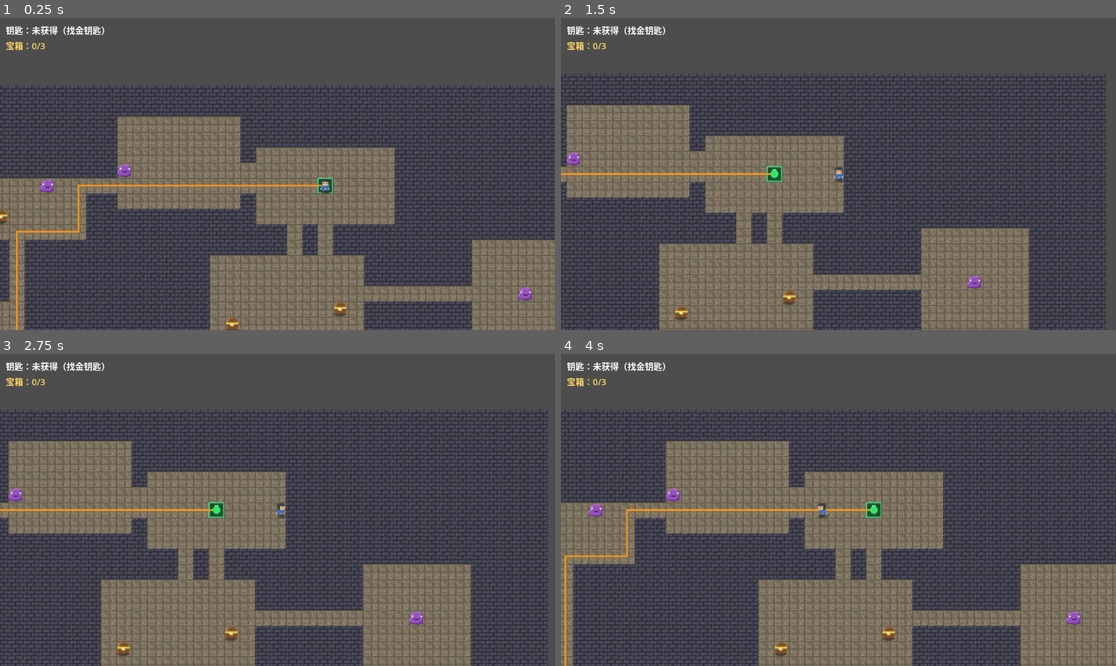
Above: before the commit, frames 1-4 (two rows, left to right).
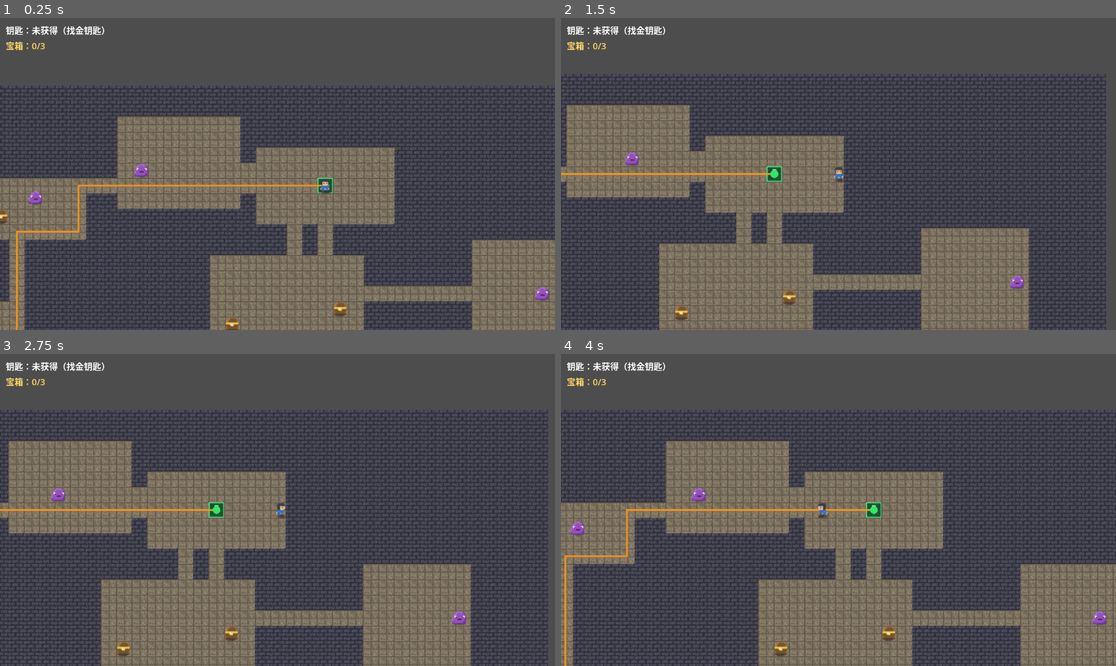
Above: after the commit, the same moments.

Repository: longray/godot_learn
Game: Godot game, scene res://lessons/lesson03_playable/lesson03.tscn
Two runs of this game, one before a commit and one after it. Both use one fixed random seed, a clock stepped at 60 frames per second and the inputs below.
Inputs (mouse positions are in pixels of both pictures, inside the frame that each line leads up to):
- Up to frame 1 (0.25 s): no input
- Up to frame 2 (1.5 s): tap Enter at 0.5 s; move the mouse to (960, 158) at 0.52 s; hold D (move_right) 0.53-1.25 s; tap R at 0.6 s; click (960, 158) at 0.67 s; drag from (727, 189) to (683, 311) at 1.27 s
- Up to frame 3 (2.75 s): tap Space at 2 s; move the mouse to (333, 441) at 2.02 s; hold D (move_right) from 2.03 s (still down); tap R at 2.1 s
- Up to frame 4 (4 s): release D (move_right) at 2.75 s; drag from (810, 572) to (577, 494) at 2.77 s; tap Enter at 3.5 s; move the mouse to (1005, 556) at 3.52 s; hold A (move_left) from 3.53 s (still down); tap R at 3.6 s

The runs differ from the first frame. In frame 1, 0.5% of the frame differs, in the area x 5-99%, y 46-91%; in frame 2, 0.3%; in frame 3, 0.4%; in frame 4, 0.6%, in the area x 1-99%, y 42-87%.

Commit message:
feat: 第 5 课——怪物巡逻 + 玩家生命值 + 受伤击退 + 死亡重生
- enemy.gd 重写：巡逻状态机（到点停顿 wait_time → 换点往返），
  数据驱动移动不穿墙（前方不可走即换巡逻点），Hitbox 直调
  player.take_damage（has_method 防御）；保留呼吸动画
- enemy.tscn：HazardArea→Hitbox + 碰撞层配置（根 Layer2/Mask0
  不与玩家物理阻挡；Hitbox Layer0/Mask1 检测玩家——本课关键新知识）
- player.gd 合并升级（保留四向动画/滚轮缩放/物理数据双模式/move_*）：
  health/invincible/knockback 三状态、take_damage（无敌帧防御）、
  击退（180 衰减500/s）、die→respawn_player+1.5x重生保护、
  reset_for_new_layer、无敌闪烁 modulate.a=0.45
- dungeon_playable.gd：get_cell_world_position、_make_patrol_points
  巡逻族（出生点↔房间中心，回退方向扫描5格，纯确定性零 RNG）、
  _spawn_monster_at_cell（setup 注入）、respawn_player、
  每层 reset_for_new_layer、回退危险区也走 take_damage（5.8）
- 删除 player_touched 信号机制（被文档直调方案替代）
- 验证：POI 统计与第 4 课逐项一致（key=(9,25) t=3 m=4）；
  4/4 敌人带巡逻路径；生命 3→2(无敌挡)→死亡重置→每层重置 全断言过

Diff:
--- a/2d_rpg_dungeon/lessons/lesson03_playable/dungeon_playable.gd
+++ b/2d_rpg_dungeon/lessons/lesson03_playable/dungeon_playable.gd
@@ -5,6 +5,7 @@
 # 第 4 课：钥匙、宝箱、怪物出生点、出口锁（POI 体系重构）
 # 在第 2 课基础上新增：A* 可达性验证与自动修复、玩家、网格移动阻挡、出口 Area2D 触发
 # 第 4 课新增：used_cells 占用管理、dynamic_entities 动态实体、宝箱计数、怪物危险区
+# 第 5 课新增：敌人巡逻路径分配（确定性零 RNG）、respawn_player、每层重置玩家状态
 # 可视化：像素素材（assets/sprites/，generate_sprites.ps1 生成）替代色块
 # =========================
 
@@ -902,7 +903,7 @@
 		)
 
 	for cell in monster_cells:
-		_spawn_enemy(cell)
+		_spawn_monster_at_cell(cell)
 
 
 func _create_pickup_area(
@@ -923,14 +924,19 @@
 	return area
 
 
-func _spawn_enemy(cell: Vector2i) -> void:
-	# 作业 5：实例化真正的敌人场景（CharacterBody2D + player_touched 信号）
+func _spawn_monster_at_cell(cell: Vector2i) -> void:
+	# 第 5 课：实例化巡逻敌人（setup 注入地图引用 + 巡逻路径）
 	if enemy_scene != null:
 		var enemy := enemy_scene.instantiate() as CharacterBody2D
+
 		if enemy:
-			enemy.position = _cell_to_center_local(cell)
-			enemy.player_touched.connect(_on_enemy_player_touched)
-			tile_layer.add_child(enemy)
+			add_child(enemy)
+
+			enemy.global_position = get_cell_world_position(cell)
+
+			if enemy.has_method("setup"):
+				enemy.setup(self, _make_patrol_points(cell))
+
 			dynamic_entities.append(enemy)
 			return
 
@@ -1008,21 +1014,21 @@
 
 
 func _on_monster_body_entered(body: Node2D, area: Area2D) -> void:
+	# 第 5 课（5.8）：回退危险区也走 take_damage（掉血+击退+无敌）
 	if not body.is_in_group("player"):
 		return
 
-	print("碰到怪物！回到入口。")
-
-	# 本课规则：碰到怪物 → 传送回入口（后续课程升级为扣血/战斗）
-	if is_instance_valid(player_instance):
-		player_instance.global_position = get_entrance_world_position()
-
-
-func _on_enemy_player_touched() -> void:
-	# 作业 5：敌人场景信号回调（行为与 _on_monster_body_entered 一致）
-	# 惩罚逻辑集中在此，下一课升级战斗系统时只改这一处
-	print("碰到怪物！回到入口。")
-
+	if body.has_method("take_damage"):
+		body.take_damage(1, area.global_position)
+	else:
+		print("碰到怪物！回到入口。")
+
+		if is_instance_valid(player_instance):
+			player_instance.global_position = get_entrance_world_position()
+
+
+func respawn_player() -> void:
+	# 第 5 课：玩家死亡后重生到入口（由 Player.die() 调用）
 	if is_instance_valid(player_instance):
 		player_instance.global_position = get_entrance_world_position()
 
@@ -1085,6 +1091,10 @@
 	if "dungeon" in player_instance:
 		player_instance.dungeon = self
 
+	# 第 5 课（5.7）：每层重置玩家生命/无敌/击退状态
+	if player_instance.has_method("reset_for_new_layer"):
+		player_instance.reset_for_new_layer()
+
 
 # =========================
 # 入口 / 出口标记（第 2 课作业 1+2 成果，保留）
@@ -1115,6 +1125,89 @@
 # =========================
 # 移动阻挡查询
 # =========================
+
+func get_cell_world_position(cell: Vector2i) -> Vector2:
+	# 第 5 课：格子坐标 → 世界坐标（敌人巡逻点用）
+	if tile_layer == null:
+		return _cell_to_center_local(cell)
+
+	return tile_layer.to_global(_cell_to_center_local(cell))
+
+
+func _make_patrol_points(cell: Vector2i) -> Array:
+	# 第 5 课：为敌人生成巡逻路径（纯确定性扫描，零 RNG 消耗）
+	var points: Array = []
+
+	# 优先在敌人所在房间里巡逻：敌人出生点 <-> 房间中心
+	var room := _find_room_containing_cell(cell)
+
+	if room.size != Vector2i.ZERO:
+		var center_cell := _room_center(room)
+
+		if center_cell != cell and is_cell_walkable(center_cell):
+			points.append(get_cell_world_position(cell))
+			points.append(get_cell_world_position(center_cell))
+			return points
+
+	# 不在房间/中心不可用：沿上下左右找可走方向做短距离巡逻
+	var directions := [
+		Vector2i(1, 0),
+		Vector2i(-1, 0),
+		Vector2i(0, 1),
+		Vector2i(0, -1)
+	]
+
+	for dir in directions:
+		var forward := _scan_walkable_cells(cell, dir, 5)
+
+		if not forward.is_empty():
+			points.append(get_cell_world_position(cell))
+			points.append(get_cell_world_position(forward[-1]))
+			return points
+
+		var backward := _scan_walkable_cells(cell, -dir, 5)
+
+		if not backward.is_empty():
+			points.append(get_cell_world_position(cell))
+			points.append(get_cell_world_position(backward[-1]))
+			return points
+
+	# 实在找不到巡逻路径，就原地站立
+	points.append(get_cell_world_position(cell))
+	return points
+
+
+func _find_room_containing_cell(cell: Vector2i) -> Rect2i:
+	for room in rooms:
+		if _room_has_cell(room, cell):
+			return room
+
+	return Rect2i()
+
+
+func _room_has_cell(room: Rect2i, cell: Vector2i) -> bool:
+	return (
+		cell.x >= room.position.x
+		and cell.x < room.position.x + room.size.x
+		and cell.y >= room.position.y
+		and cell.y < room.position.y + room.size.y
+	)
+
+
+func _scan_walkable_cells(from_cell: Vector2i, dir: Vector2i, max_steps: int) -> Array[Vector2i]:
+	var result: Array[Vector2i] = []
+
+	var cell := from_cell + dir
+
+	for i in max_steps:
+		if is_cell_walkable(cell):
+			result.append(cell)
+			cell += dir
+		else:
+			break
+
+	return result
+
 
 func is_world_position_walkable(world_position: Vector2, radius: float = 0.0) -> bool:
 	if grid.is_empty():
--- a/2d_rpg_dungeon/lessons/lesson03_playable/enemy.gd
+++ b/2d_rpg_dungeon/lessons/lesson03_playable/enemy.gd
@@ -1,22 +1,34 @@
 extends CharacterBody2D
 
 # =========================
-# 第 4 课作业 5：真正的敌人场景
-# 根节点 CharacterBody2D（为下一课移动 AI / 战斗预留架构）
-# 本课行为与"怪物危险区"一致：玩家触碰 → 信号通知 Main → 传送回入口
+# 第 5 课：简单巡逻敌人
+# 行为：出生点 <-> 房间中心 来回巡逻（数据驱动查询，不穿墙）
+#       玩家进入 Hitbox → 直调 take_damage（掉血+击退+无敌，逻辑在玩家侧）
 # =========================
 
-# 玩家触碰信号（解耦：敌人只报告事件，惩罚逻辑归 Main）
-signal player_touched
+@export var speed: float = 70.0
+@export var wait_time: float = 0.8
+@export var arrival_distance: float = 4.0
+@export var collision_radius: float = 4.0
+@export var contact_damage: int = 1
+
+var dungeon: Node
+var patrol_points: Array = []
+
+var current_point_index: int = 0
+var is_waiting: bool = false
+var wait_remaining: float = 0.0
 
 # 呼吸动画计时
 var _t := 0.0
 
+@onready var hitbox: Area2D = $Hitbox
+@onready var sprite: Sprite2D = $Sprite2D
+
 
 func _ready() -> void:
-	var hazard := $HazardArea as Area2D
-	if hazard:
-		hazard.body_entered.connect(_on_hazard_body_entered)
+	if hitbox:
+		hitbox.body_entered.connect(_on_hitbox_body_entered)
 
 
 func _process(delta: float) -> void:
@@ -24,9 +36,75 @@
 	# 只缩 Sprite2D 不缩根节点——根 scale 会连带缩放子节点碰撞体，破坏触发半径
 	_t += delta
 	var s := 1.0 + 0.08 * sin(_t * 3.0)
-	$Sprite2D.scale = Vector2(s, s)
+	sprite.scale = Vector2(s, s)
 
 
-func _on_hazard_body_entered(body: Node2D) -> void:
-	if body.is_in_group("player"):
-		player_touched.emit()
+# Main 生成后调用：注入地图引用 + 巡逻路径，并瞬移到首个巡逻点
+func setup(dungeon_reference: Node, points: Array) -> void:
+	dungeon = dungeon_reference
+	patrol_points = points
+
+	if patrol_points.is_empty():
+		return
+
+	global_position = patrol_points[0]
+	current_point_index = 0
+
+	if patrol_points.size() > 1:
+		current_point_index = 1
+
+	is_waiting = false
+	wait_remaining = 0.0
+
+
+func _physics_process(delta: float) -> void:
+	if dungeon == null or not dungeon.has_method("is_world_position_walkable"):
+		velocity = Vector2.ZERO
+		move_and_slide()
+		return
+
+	if patrol_points.size() <= 1:
+		# 无路径或单点：原地待机
+		velocity = Vector2.ZERO
+		move_and_slide()
+		return
+
+	if is_waiting:
+		wait_remaining -= delta
+		velocity = Vector2.ZERO
+
+		if wait_remaining <= 0.0:
+			is_waiting = false
+			current_point_index = (current_point_index + 1) % patrol_points.size()
+
+		move_and_slide()
+		return
+
+	var target: Vector2 = patrol_points[current_point_index]
+	var direction: Vector2 = target - global_position
+	var distance: float = direction.length()
+
+	if distance <= arrival_distance:
+		# 到点：停顿后换下一个巡逻点
+		is_waiting = true
+		wait_remaining = wait_time
+		velocity = Vector2.ZERO
+		move_and_slide()
+		return
+
+	var desired_velocity := direction.normalized() * speed
+	var next_position := global_position + desired_velocity * delta
+
+	if dungeon.is_world_position_walkable(next_position, collision_radius):
+		velocity = desired_velocity
+	else:
+		# 前方不可走（被地图数据挡住）：切换巡逻点
+		velocity = Vector2.ZERO
+		current_point_index = (current_point_index + 1) % patrol_points.size()
+
+	move_and_slide()
+
+
+func _on_hitbox_body_entered(body: Node2D) -> void:
+	if body.is_in_group("player") and body.has_method("take_damage"):
+		body.take_damage(contact_damage, global_position)
--- a/2d_rpg_dungeon/lessons/lesson03_playable/enemy.tscn
+++ b/2d_rpg_dungeon/lessons/lesson03_playable/enemy.tscn
@@ -7,10 +7,12 @@
 [sub_resource type="CircleShape2D" id="CircleShape2D_body"]
 radius = 5.0
 
-[sub_resource type="CircleShape2D" id="CircleShape2D_hazard"]
+[sub_resource type="CircleShape2D" id="CircleShape2D_hitbox"]
 radius = 6.4
 
 [node name="Enemy" type="CharacterBody2D"]
+collision_layer = 2
+collision_mask = 0
 script = ExtResource("1_enemy")
 
 [node name="Shadow" type="Sprite2D" parent="."]
@@ -23,7 +25,9 @@
 [node name="Sprite2D" type="Sprite2D" parent="."]
 texture = ExtResource("2_sprite")
 
-[node name="HazardArea" type="Area2D" parent="."]
+[node name="Hitbox" type="Area2D" parent="."]
+collision_layer = 0
+collision_mask = 1
 
-[node name="CollisionShape2D" type="CollisionShape2D" parent="HazardArea"]
-shape = SubResource("CircleShape2D_hazard")
+[node name="CollisionShape2D" type="CollisionShape2D" parent="Hitbox"]
+shape = SubResource("CircleShape2D_hitbox")
--- a/2d_rpg_dungeon/lessons/lesson03_playable/player.gd
+++ b/2d_rpg_dungeon/lessons/lesson03_playable/player.gd
@@ -2,12 +2,13 @@
 
 # =========================
 # 第 3 课：简单地牢玩家移动
-# 使用地图数据判断是否可以移动，而不是依赖墙体物理碰撞。
+# 第 4 课：四向行走动画 + 滚轮缩放
+# 第 5 课：生命值 + 受伤击退 + 无敌帧 + 死亡重生
 # =========================
 
 @export var speed: float = 140.0
 
-# 作业 5：移动阻挡方式开关（运行时对比手感用）
+# 作业 5（第 3 课）：移动阻挡方式开关（运行时对比手感用）
 # true  = 真实物理碰撞：穿墙由 TileSet 物理层的碰撞体阻止（move_and_slide 解算）
 # false = 数据驱动查询：is_world_position_walkable 采样判断（第 3 课主体方案）
 @export var use_physics_collision: bool = true
@@ -17,11 +18,19 @@
 # （仅数据驱动模式使用；物理模式下由 CollisionShape2D 的 CircleShape r=5 参与解算）
 @export var collision_radius: float = 5.0
 
+# 第 5 课：生命与受伤参数
+@export var max_health: int = 3
+@export var invincibility_time: float = 0.8
+
 # 由 Main 场景注入
 var dungeon: Node
 
-# =========================
-# 四向行走动画（作业延伸：spritesheet 3 列 = 迈A/站立/迈B，3 行 = 下/上/侧面）
+var health: int = 3
+var invincible: bool = false
+var knockback := Vector2.ZERO
+
+# =========================
+# 四向行走动画（spritesheet 3 列 = 迈A/站立/迈B，3 行 = 下/上/侧面）
 # =========================
 
 const DIR_ROW := {"down": 0, "up": 1, "side": 2}
@@ -30,16 +39,27 @@
 const FRAME_SEQ := [0, 1, 2, 1]
 
 @export var walk_fps: float = 11.0
-
-var _anim_t := 0.0
-
-@onready var sprite: Sprite2D = $Sprite2D
-@onready var camera: Camera2D = $Camera2D
 
 # 滚轮缩放：步长与范围（默认 zoom=2，观察影子可拉到很近）
 const ZOOM_STEP := 0.25
 const ZOOM_MIN := 0.75
 const ZOOM_MAX := 6.0
+
+var _anim_t := 0.0
+
+@onready var sprite: Sprite2D = $Sprite2D
+@onready var camera: Camera2D = $Camera2D
+
+
+func _ready() -> void:
+	health = max_health
+
+
+func reset_for_new_layer() -> void:
+	health = max_health
+	invincible = false
+	knockback = Vector2.ZERO
+	modulate.a = 1.0
 
 
 func _unhandled_input(event: InputEvent) -> void:
@@ -86,7 +106,7 @@
 		_update_sprite_animation(Vector2.ZERO, delta)
 		return
 
-	# 作业 1：自定义动作 move_*（WASD + 方向键双绑定，Input Map 中配置）
+	# 作业 1（第 3 课）：自定义动作 move_*（WASD + 方向键双绑定）
 	var input_vector := Input.get_vector(
 		"move_left",
 		"move_right",
@@ -94,39 +114,96 @@
 		"move_down"
 	)
 
-	if input_vector == Vector2.ZERO:
+	var desired_velocity := Vector2.ZERO
+	if input_vector != Vector2.ZERO:
+		desired_velocity = input_vector.normalized() * speed
+
+	# 第 5 课：移动 = 意图速度 + 击退速度（击退随时间衰减）
+	var move_velocity := desired_velocity + knockback
+	knockback = knockback.move_toward(Vector2.ZERO, 500.0 * delta)
+
+	if move_velocity == Vector2.ZERO:
 		velocity = Vector2.ZERO
 		move_and_slide()
-		_update_sprite_animation(Vector2.ZERO, delta)
-		return
-
-	var desired_velocity := input_vector.normalized() * speed
-
-	# 作业 5：物理碰撞模式——直接设速度，阻挡交给 TileSet 物理层 + move_and_slide
+		_update_sprite_animation(input_vector, delta)
+		return
+
+	# 第 3 课作业 5：物理碰撞模式——阻挡交给 TileSet 物理层 + move_and_slide
 	if use_physics_collision:
-		velocity = desired_velocity
+		velocity = move_velocity
 		move_and_slide()
 		_update_sprite_animation(input_vector, delta)
 		return
 
 	# 数据驱动模式（第 3 课主体）：查询地图数据判断可走性
-	var next_position := global_position + desired_velocity * delta
-
-	# 如果目标位置可走，直接移动
+	var next_position := global_position + move_velocity * delta
+
 	if dungeon.is_world_position_walkable(next_position, collision_radius):
-		velocity = desired_velocity
+		velocity = move_velocity
 	else:
-		# 如果整体移动被挡住，尝试只移动 X 或只移动 Y
-		# 这样可以实现简单的贴墙滑动
+		# 如果整体移动被挡住，尝试只移动 X 或只移动 Y（贴墙滑动）
 		var x_only_position := Vector2(next_position.x, global_position.y)
 		var y_only_position := Vector2(global_position.x, next_position.y)
 
 		if dungeon.is_world_position_walkable(x_only_position, collision_radius):
-			velocity = Vector2(desired_velocity.x, 0.0)
+			velocity = Vector2(move_velocity.x, 0.0)
 		elif dungeon.is_world_position_walkable(y_only_position, collision_radius):
-			velocity = Vector2(0.0, desired_velocity.y)
+			velocity = Vector2(0.0, move_velocity.y)
 		else:
 			velocity = Vector2.ZERO
 
 	move_and_slide()
 	_update_sprite_animation(input_vector, delta)
+
+
+# =========================
+# 第 5 课：受伤 / 死亡 / 无敌
+# =========================
+
+func take_damage(amount: int, source_position: Vector2) -> void:
+	if invincible:
+		return
+
+	health -= amount
+
+	print("玩家受伤，剩余生命：", health)
+
+	if health <= 0:
+		die()
+		return
+
+	_apply_knockback(source_position)
+	_start_invincibility(invincibility_time)
+
+
+func die() -> void:
+	print("玩家死亡，回到入口。")
+
+	health = max_health
+	knockback = Vector2.ZERO
+
+	if dungeon and dungeon.has_method("respawn_player"):
+		dungeon.respawn_player()
+
+	# 死亡重生保护比普通无敌稍长
+	_start_invincibility(invincibility_time * 1.5)
+
+
+func _apply_knockback(source_position: Vector2) -> void:
+	var direction := global_position - source_position
+
+	if direction == Vector2.ZERO:
+		direction = Vector2.RIGHT
+
+	knockback = direction.normalized() * 180.0
+
+
+func _start_invincibility(duration: float) -> void:
+	invincible = true
+	modulate.a = 0.45
+
+	await get_tree().create_timer(duration).timeout
+
+	if is_inside_tree():
+		invincible = false
+		modulate.a = 1.0
Not shown, added: doc/lession/05-简单怪物巡逻 + 玩家生命值 + 受伤击退 + 死亡回到入口.md
